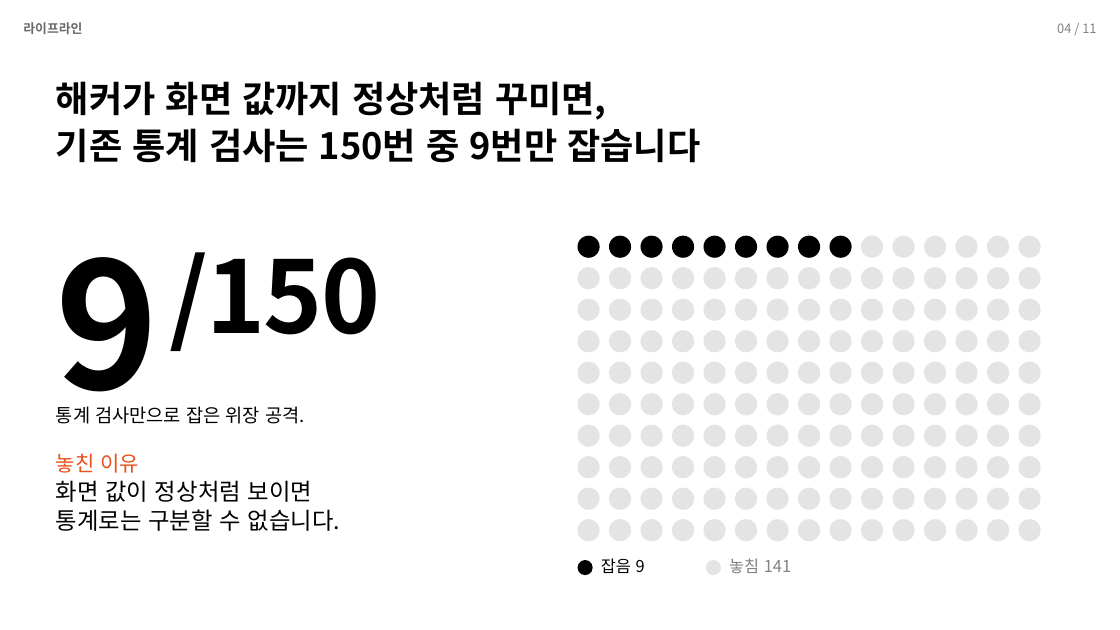
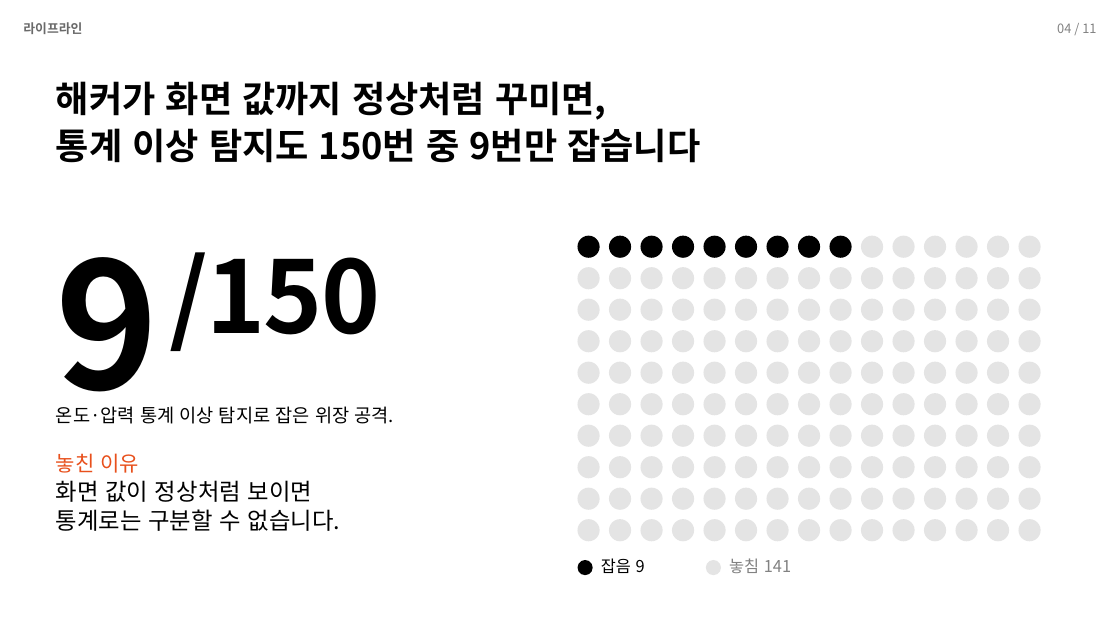
Before and after one commit to Jakpae/Blood-fridge-tamper-detection, a slide deck: slide 4 of docs/presentation/발표_라이프라인.pptx. Drawn at 1120x630 pixels with LibreOffice and Linux fonts; fonts in the diff are those of the drawing. Boxes give left, top, right and bottom in pixels: in the first picture for what was removed or moved away, otherwise in the second. Text is boxed around its words. In the diff, an @@ line names an element or a change of style, - is before the commit and + after.

Commit message:
발표 4장: 기존 감시와 통계 이상 탐지 구분

```diff
--- a/docs/presentation/발표_라이프라인.pptx
+++ b/docs/presentation/발표_라이프라인.pptx
@@ text at bbox=[56, 128, 700, 163]: text changed @@
-기존 통계 검사는 150번 중 9번만 잡습니다
+통계 이상 탐지도 150번 중 9번만 잡습니다
@@ text at bbox=[56, 406, 394, 424]: text changed @@
-통계 검사만으로 잡은 위장 공격.
+온도·압력 통계 이상 탐지로 잡은 위장 공격.
```
Also in this commit, not shown: 1 other file.
